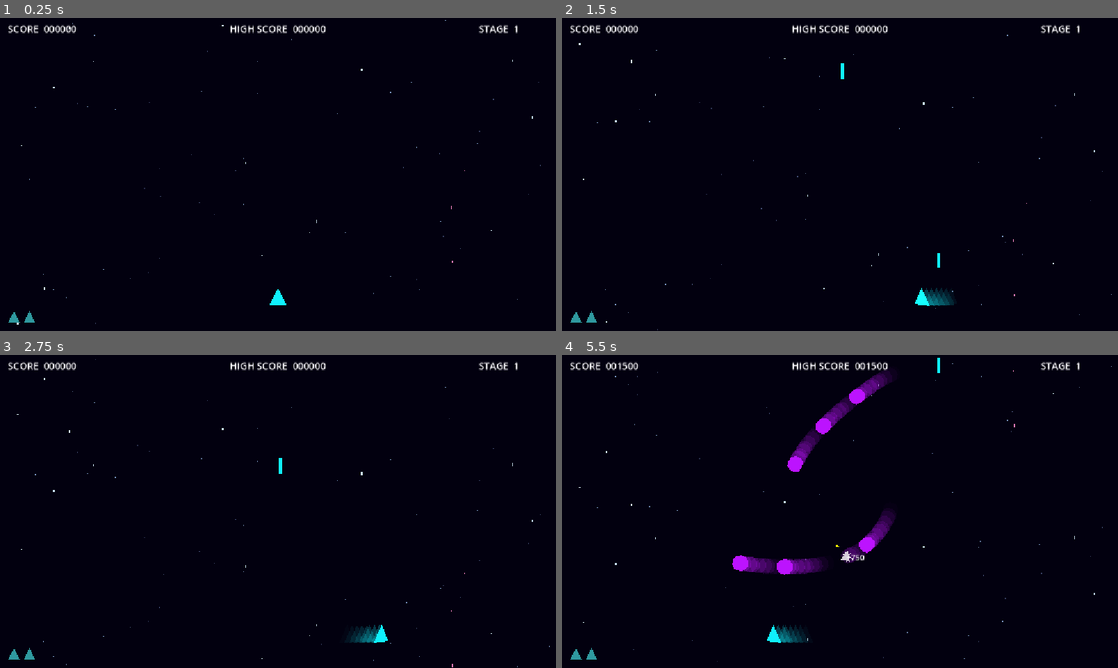
Above: before the commit, frames 1-4 (two rows, left to right).
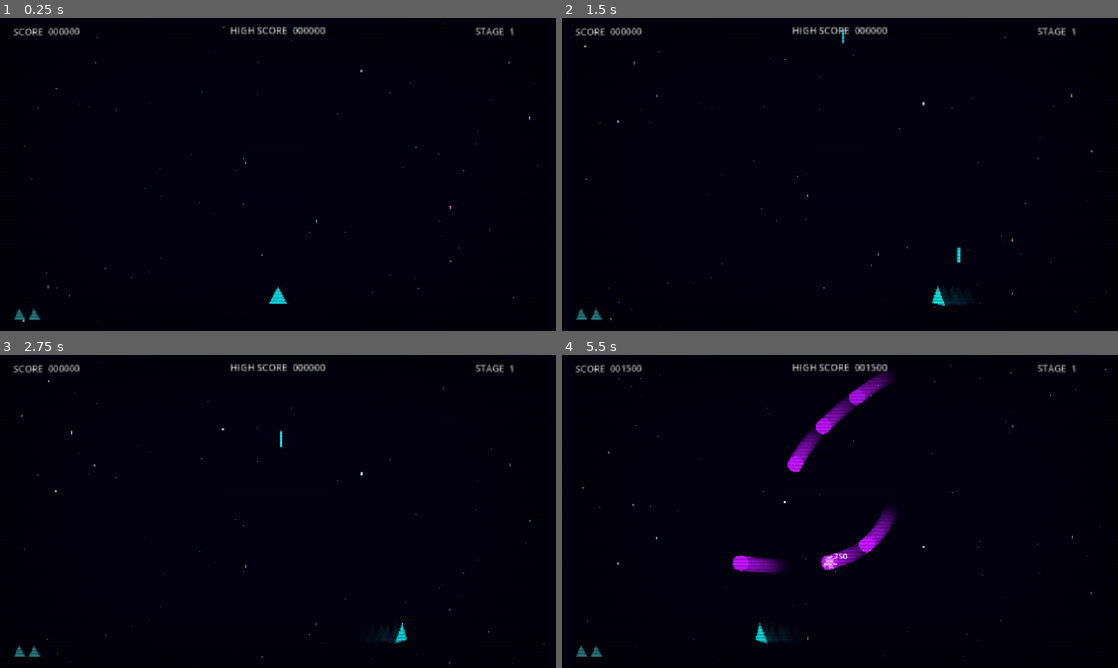
Above: after the commit, the same moments.

Repository: devbernardolopes/pew-pew-bubblegum
Game: Godot game, scene res://scenes/universe.tscn
Two runs of this game, one before a commit and one after it. Both use one fixed random seed, a clock stepped at 60 frames per second and the inputs below.
Inputs:
- Up to frame 1 (0.25 s): no input
- Up to frame 2 (1.5 s): hold Right (right) 0.53-1.28 s; hold X (fire) 0.53-1.28 s; hold Left (left) from 1.28 s (still down); tap X (fire) at 1.35 s
- Up to frame 3 (2.75 s): release Left (left) at 2.03 s; hold Right (right) from 2.03 s (still down); hold X (fire) from 2.03 s (still down)
- Up to frame 4 (5.5 s): release X (fire) at 2.78 s; tap X (fire) at 2.85, 4.35 s; release Right (right) at 3.53 s; hold X (fire) 3.53-4.28 s; hold Left (left) from 3.53 s (still down); hold X (fire) from 5.03 s (still down)

The runs differ from the first frame. In frame 1, 1.2% of the frame differs, in the area x 1-98%, y 0-98%; in frame 2, 1.5%; in frame 3, 1.5%; in frame 4, 3.1%, in the area x 1-99%, y 0-98%.

Commit message:
adjustments

Diff:
--- /dev/null
+++ b/resources/curves/dives/dive_left_05.tres
@@ -0,0 +1,7 @@
+[gd_resource type="Curve2D" format=3 uid="uid://bmg55vgjji6bm"]
+
+[resource]
+_data = {
+"points": PackedVector2Array(0, 0, 0, 0, 0, 0, -99.82501, -113.13501, 99.82501, 113.13501, 128, 448, 0, 0, 0, 0, 448, 640)
+}
+point_count = 3
--- /dev/null
+++ b/resources/curves/entries/entry_left_05.tres
@@ -0,0 +1,7 @@
+[gd_resource type="Curve2D" format=3 uid="uid://dq5ta4b4jxfrh"]
+
+[resource]
+_data = {
+"points": PackedVector2Array(0, 0, 0, 0, 448, -64, 15.972001, -59.895004, -15.972001, 59.895004, 448, 320, 133.1, 1.3310001, -133.1, -1.3310001, 256, 512, -59.895004, 62.557003, 59.895004, -62.557003, 128, 320, -77.198006, 93.170006, 77.198006, -93.170006, 704, 192, 0, 0, 0, 0, 640, 64)
+}
+point_count = 6
--- a/resources/entities/foe_bow_tie.tres
+++ b/resources/entities/foe_bow_tie.tres
@@ -12,6 +12,5 @@
 score_value = 1250
 sound_profile = ExtResource("2_ov2ad")
 tilt_enabled = true
-trail_enabled = true
 fire_pulse_enabled = true
 metadata/_custom_type_script = "uid://cnpcyvxb0l32y"
--- a/resources/entities/foe_decagon.tres
+++ b/resources/entities/foe_decagon.tres
@@ -15,6 +15,6 @@
 trail_enabled = true
 fire_pulse_enabled = true
 tractor_beam_enabled = true
-tractor_beam_chance = 0.1
 tractor_beam_height = 192.0
+trail_spacing = 4.0
 metadata/_custom_type_script = "uid://cnpcyvxb0l32y"
--- a/resources/entities/foe_turret.tres
+++ b/resources/entities/foe_turret.tres
@@ -13,4 +13,8 @@
 tilt_enabled = true
 trail_enabled = true
 fire_pulse_enabled = true
+tilt_max_angle = 45.0
+trail_spacing = 16.0
+trail_lifetime = 0.1
+trail_alpha = 0.2
 metadata/_custom_type_script = "uid://cnpcyvxb0l32y"
--- a/resources/entities/hero_data.tres
+++ b/resources/entities/hero_data.tres
@@ -12,4 +12,9 @@
 tilt_enabled = true
 trail_enabled = true
 fire_pulse_enabled = true
+tilt_max_angle = 50.5
+tilt_perspective = 0.004
+tilt_response = 15.383
+trail_spacing = 16.0
+trail_alpha = 0.15
 metadata/_custom_type_script = "uid://cnpcyvxb0l32y"
--- a/resources/projectiles/hero_bullet.tres
+++ b/resources/projectiles/hero_bullet.tres
@@ -5,5 +5,5 @@
 [resource]
 script = ExtResource("1_gfcdi")
 id = &"hero_bullet"
-base_speed = 480.0
+base_speed = 560.0
 metadata/_custom_type_script = "uid://txnc58qwywfs"
--- a/resources/stages/stage_000.tres
+++ b/resources/stages/stage_000.tres
@@ -11,7 +11,11 @@
 [ext_resource type="Curve2D" uid="uid://c4rkkg4tjg22b" path="res://resources/curves/dives/dive_left_03.tres" id="9_b7c4x"]
 [ext_resource type="Curve2D" uid="uid://dxft2kb7iox5" path="res://resources/curves/dives/dive_left_04.tres" id="10_qgtb8"]
 [ext_resource type="PackedScene" uid="uid://blsbojqh2ahho" path="res://scenes/entities/foe_h.tscn" id="11_g7dv8"]
-[ext_resource type="Resource" uid="uid://yx23sfb2klah" path="res://resources/formations/formation_10c_2r_wide.tres" id="12_f14dk"]
+[ext_resource type="Resource" uid="uid://yx23sfb2klah" path="res://resources/formations/formation_10c_6r_wide.tres" id="12_qgtb8"]
+[ext_resource type="PackedScene" uid="uid://bknqqg57gbsuc" path="res://scenes/entities/foe_turret.tscn" id="13_b7c4x"]
+[ext_resource type="Curve2D" uid="uid://bmg55vgjji6bm" path="res://resources/curves/dives/dive_left_05.tres" id="13_f14dk"]
+[ext_resource type="Curve2D" uid="uid://dq5ta4b4jxfrh" path="res://resources/curves/entries/entry_left_05.tres" id="13_g7dv8"]
+[ext_resource type="PackedScene" uid="uid://cenl65vkdikgc" path="res://scenes/entities/foe_double_square.tscn" id="16_t4y3q"]
 
 [sub_resource type="Resource" id="Resource_b4rij"]
 script = ExtResource("2_qtocs")
@@ -26,13 +30,35 @@
 foe_scene = ExtResource("11_g7dv8")
 entry_curve = ExtResource("4_repld")
 row = 3
-formation = ExtResource("12_f14dk")
+formation = ExtResource("12_qgtb8")
 dive_curves = Array[Curve2D]([ExtResource("3_itcs8"), ExtResource("8_v1lkm"), ExtResource("9_b7c4x"), ExtResource("10_qgtb8")])
 delay = 3.33
 metadata/_custom_type_script = "uid://c775yud1oetrm"
 
+[sub_resource type="Resource" id="Resource_7f6e7"]
+script = ExtResource("2_qtocs")
+foe_scene = ExtResource("13_b7c4x")
+entry_curve = ExtResource("13_g7dv8")
+row = 1
+spacing = 0.75
+formation = ExtResource("12_qgtb8")
+dive_curves = Array[Curve2D]([ExtResource("13_f14dk")])
+delay = 1.75
+metadata/_custom_type_script = "uid://c775yud1oetrm"
+
+[sub_resource type="Resource" id="Resource_ue0r0"]
+script = ExtResource("2_qtocs")
+foe_scene = ExtResource("16_t4y3q")
+entry_curve = ExtResource("13_g7dv8")
+row = 2
+spacing = 1.25
+formation = ExtResource("12_qgtb8")
+dive_curves = Array[Curve2D]([ExtResource("13_f14dk")])
+delay = 4.75
+metadata/_custom_type_script = "uid://c775yud1oetrm"
+
 [resource]
 script = ExtResource("1_pfgux")
-waves = Array[ExtResource("2_qtocs")]([SubResource("Resource_b4rij"), SubResource("Resource_124qe")])
+waves = Array[ExtResource("2_qtocs")]([SubResource("Resource_b4rij"), SubResource("Resource_124qe"), SubResource("Resource_7f6e7"), SubResource("Resource_ue0r0")])
 music_stream = ExtResource("1_repld")
 metadata/_custom_type_script = "uid://cfqxmshih2ed7"
--- a/resources/stages/stage_001.tres
+++ b/resources/stages/stage_001.tres
@@ -13,7 +13,7 @@
 [ext_resource type="Curve2D" uid="uid://cvaqogbwrn732" path="res://resources/curves/entries/entry_left_01.tres" id="9_4au0i"]
 [ext_resource type="Curve2D" uid="uid://dusssoaxmjkhi" path="res://resources/curves/dives/dive_left_02.tres" id="12_6w387"]
 [ext_resource type="PackedScene" uid="uid://bknqqg57gbsuc" path="res://scenes/entities/foe_turret.tscn" id="12_hgqyw"]
-[ext_resource type="Resource" uid="uid://yx23sfb2klah" path="res://resources/formations/formation_10c_2r_wide.tres" id="13_4au0i"]
+[ext_resource type="Resource" uid="uid://yx23sfb2klah" path="res://resources/formations/formation_10c_6r_wide.tres" id="13_4au0i"]
 [ext_resource type="Curve2D" uid="uid://c4rkkg4tjg22b" path="res://resources/curves/dives/dive_left_03.tres" id="13_e2y6g"]
 
 [sub_resource type="Resource" id="1_wave01"]
--- a/resources/stages/stage_002.tres
+++ b/resources/stages/stage_002.tres
@@ -5,7 +5,7 @@
 [ext_resource type="Script" uid="uid://c775yud1oetrm" path="res://resources/wave_data.gd" id="2_j3gal"]
 [ext_resource type="Curve2D" uid="uid://dgywtmoou6akn" path="res://resources/curves/entries/entry_left_03.tres" id="3_1enft"]
 [ext_resource type="PackedScene" uid="uid://dgm4lav3x0tdv" path="res://scenes/entities/foe_kite.tscn" id="4_xd4ep"]
-[ext_resource type="Resource" uid="uid://yx23sfb2klah" path="res://resources/formations/formation_10c_2r_wide.tres" id="6_h4e0a"]
+[ext_resource type="Resource" uid="uid://yx23sfb2klah" path="res://resources/formations/formation_10c_6r_wide.tres" id="6_h4e0a"]
 [ext_resource type="Curve2D" uid="uid://cvaqogbwrn732" path="res://resources/curves/entries/entry_left_01.tres" id="6_pofeh"]
 [ext_resource type="PackedScene" uid="uid://s7pipqm2lc1g" path="res://scenes/entities/foe_star.tscn" id="7_h4e0a"]
 [ext_resource type="Curve2D" uid="uid://e73jc7qpl2mv" path="res://resources/curves/dives/dive_left_01.tres" id="10_dive"]
--- a/resources/stages/stage_003.tres
+++ b/resources/stages/stage_003.tres
@@ -15,7 +15,7 @@
 [ext_resource type="PackedScene" uid="uid://db6w567pp7o3t" path="res://scenes/entities/foe_decagon.tscn" id="13_sqfdi"]
 [ext_resource type="Curve2D" uid="uid://bothmpxl7w34p" path="res://resources/curves/entries/entry_left_04.tres" id="14_pgnvl"]
 [ext_resource type="PackedScene" uid="uid://dxubr4abeow0f" path="res://scenes/entities/foe_bow_tie.tscn" id="15_71w36"]
-[ext_resource type="Resource" uid="uid://yx23sfb2klah" path="res://resources/formations/formation_10c_2r_wide.tres" id="16_5rehs"]
+[ext_resource type="Resource" uid="uid://yx23sfb2klah" path="res://resources/formations/formation_10c_6r_wide.tres" id="16_5rehs"]
 
 [sub_resource type="Resource" id="Resource_6btpn"]
 script = ExtResource("2_3kesv")
--- a/resources/stages/stage_004.tres
+++ b/resources/stages/stage_004.tres
@@ -7,7 +7,7 @@
 [ext_resource type="Curve2D" uid="uid://dusssoaxmjkhi" path="res://resources/curves/dives/dive_left_02.tres" id="5_epvnf"]
 [ext_resource type="Curve2D" uid="uid://bothmpxl7w34p" path="res://resources/curves/entries/entry_left_04.tres" id="6_y20an"]
 [ext_resource type="PackedScene" uid="uid://4veql8t8duff" path="res://scenes/entities/foe_triangle.tscn" id="7_sb5rj"]
-[ext_resource type="Resource" uid="uid://yx23sfb2klah" path="res://resources/formations/formation_10c_2r_wide.tres" id="8_ojyar"]
+[ext_resource type="Resource" uid="uid://yx23sfb2klah" path="res://resources/formations/formation_10c_6r_wide.tres" id="8_ojyar"]
 [ext_resource type="Curve2D" uid="uid://cvaqogbwrn732" path="res://resources/curves/entries/entry_left_01.tres" id="9_f3ji2"]
 [ext_resource type="PackedScene" uid="uid://cenl65vkdikgc" path="res://scenes/entities/foe_double_square.tscn" id="10_c2ij1"]
 
--- a/scenes/entities/hero.tscn
+++ b/scenes/entities/hero.tscn
@@ -10,8 +10,8 @@
 collision_layer = 2
 collision_mask = 0
 data = ExtResource("2_data")
-scale_aux = 0.28
-speed_multiplier = 1.2
+scale_aux = 0.3
+speed_multiplier = 1.45
 
 [node name="PlayerController" type="Node" parent="." index="0" unique_id=192710932]
 script = ExtResource("3_ctrl")
@@ -19,3 +19,4 @@
 [node name="Weapon" type="Node" parent="." index="1" unique_id=1697356829]
 script = ExtResource("4_weapon")
 projectile_data = ExtResource("5_bullet")
+max_in_flight = 8
--- /dev/null
+++ b/scenes/lab/curves/dives/dive_left_05.tscn
@@ -0,0 +1,6 @@
+[gd_scene format=3 uid="uid://bbx4tenuqjgph"]
+
+[ext_resource type="Curve2D" uid="uid://bmg55vgjji6bm" path="res://resources/curves/dives/dive_left_05.tres" id="1_ppkkg"]
+
+[node name="DiveLeft05" type="Path2D" unique_id=1182542904]
+curve = ExtResource("1_ppkkg")
--- /dev/null
+++ b/scenes/lab/curves/entries/entry_left_05.tscn
@@ -0,0 +1,6 @@
+[gd_scene format=3 uid="uid://cnui4ff53cqxv"]
+
+[ext_resource type="Curve2D" uid="uid://dq5ta4b4jxfrh" path="res://resources/curves/entries/entry_left_05.tres" id="1_ca4pb"]
+
+[node name="EntryLeft05" type="Path2D" unique_id=582800668]
+curve = ExtResource("1_ca4pb")
--- a/scenes/universe.tscn
+++ b/scenes/universe.tscn
@@ -147,7 +147,6 @@
 grow_vertical = 2
 
 [node name="LightweightCrt" type="ColorRect" parent="Filters" unique_id=845367261]
-visible = false
 material = SubResource("ShaderMaterial_7tiev")
 anchors_preset = 15
 anchor_right = 1.0
Renamed: resources/formations/formation_10c_2r_wide.tres -> resources/formations/formation_10c_6r_wide.tres
